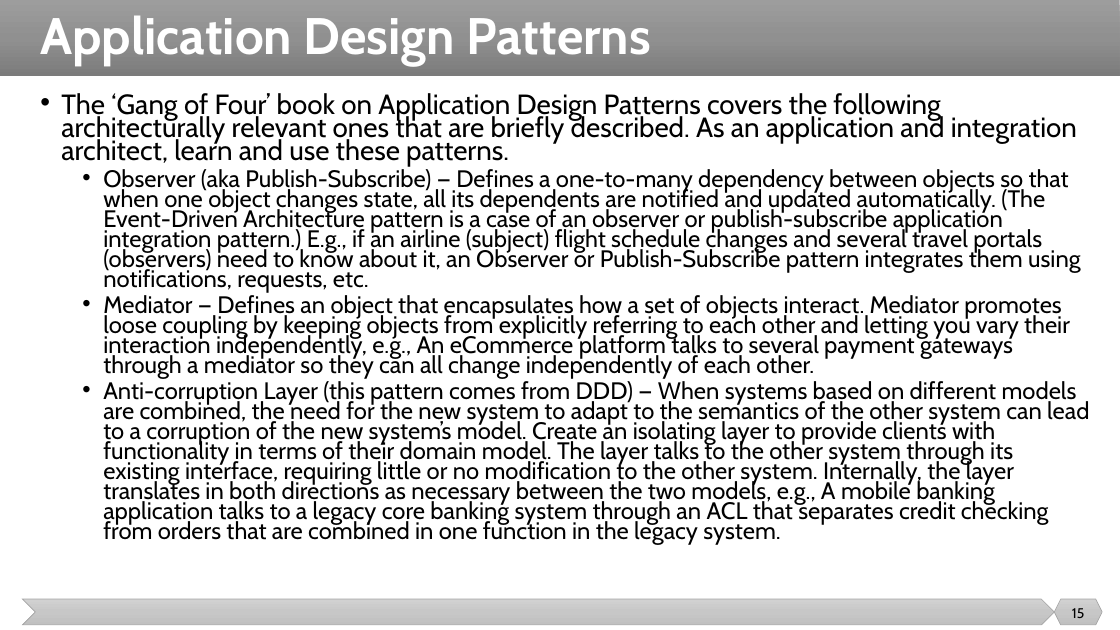
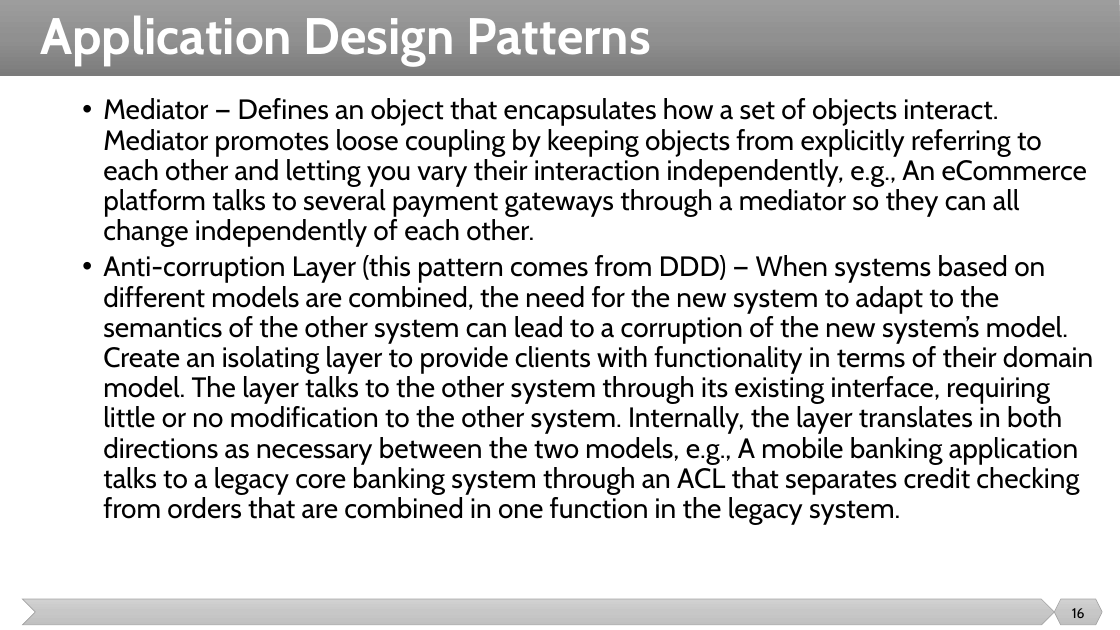
Before and after one commit to malenezi/malenezi, a slide deck: slide 16 of SE495/Lectures/4-Integration Design Patterns/Integration Design Patterns.pptx (slide 15 before the commit). Drawn at 1120x630 pixels with LibreOffice and Linux fonts; fonts in the diff are those of the drawing. Boxes give left, top, right and bottom in pixels: in the first picture for what was removed or moved away, otherwise in the second. Text is boxed around its words. In the diff, an @@ line names an element or a change of style, - is before the commit and + after.

```diff
--- a/SE495/Lectures/4-Integration Design Patterns/Integration Design Patterns.pptx
+++ b/SE495/Lectures/4-Integration Design Patterns/Integration Design Patterns.pptx
@@ text "Mediator — Defines an object ..." at (x1=103, y1=98, x2=1094, y2=525): size 20.4 to 24 pt; line spacing 0.7 to 0.9 @@
@@ text at (x1=61, y1=93, x2=1081, y2=293): paragraphs removed @@
-• The ‘Gang of Four’ book on Application Design Patterns covers the following architecturally relevant ones that are briefly described. As an application and integration architect, learn and use these patterns.
-  • Observer (aka Publish-Subscribe) — Defines a one-to-many dependency between objects so that when one object changes state, all its dependents are notified and updated automatically. (The Event-Driven Architecture pattern is a case of an observer or publish-subscribe application integration pattern.) E.g., if an airline (subject) flight schedule changes and several travel portals (observers) need to know about it, an Observer or Publish-Subscribe pattern integrates them using notifications, requests, etc.
@@ page number at (x1=1072, y1=608, x2=1085, y2=618): text changed @@
-15
+16
```
Also in this commit, not shown: 1 other slide changed, 7 slides added, 6 other files.
